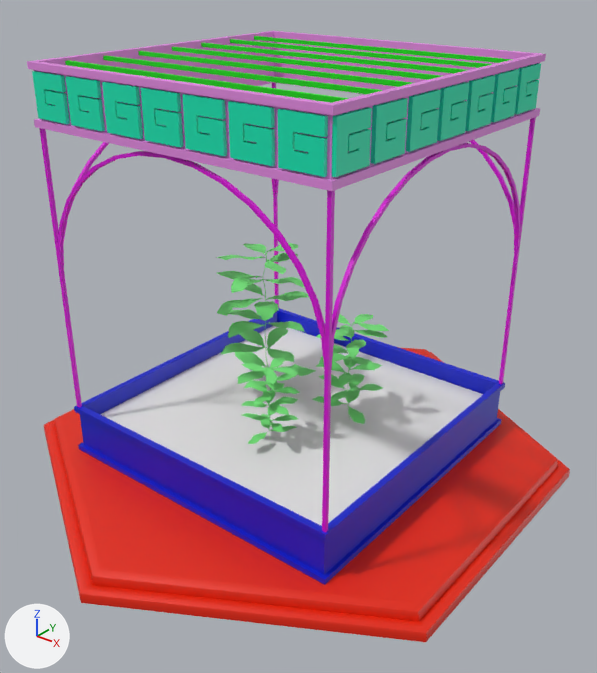
The Blender file Assets/RESOURCES/Models/granja.blend as it was, and as the next commit left it.
One viewpoint serves both versions: a 50 mm camera at (3.11, -3.86, 3.32) aimed at (0.1, -0.09, 0.99). Every picture has the same lights, and +X, +Y and +Z are marked at lower left. The older version comes first.

Names of what the first picture shows: 'Alga', 'Alga.001', 'Alga.002', 'Arch', 'Base', 'Columns', 'HexagonBase', 'Icons', 'Roof', 'RoofDetails', 'Terrain'.
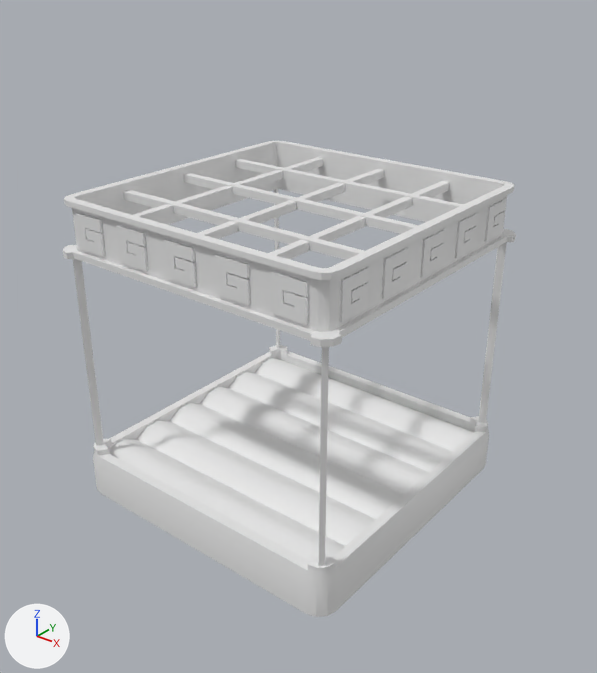
Changed parts and their boxes (x1, y1, x2, y2) in the pictures (597 x 673 px):
'HexagonBase', deleted (red): before (44, 347, 570, 642)
'Columns', reshaped, moved, rescaled, recoloured (9% narrower): before (39, 83, 536, 533); after (63, 141, 516, 566)
'Plane', added: after (109, 358, 474, 561)
'Terrain', deleted: before (100, 326, 483, 526)
'Base', deleted (blue): before (74, 308, 505, 585)
'Icons', deleted (cyan): before (32, 63, 541, 177)
'Cube', added: after (93, 345, 489, 617)
'Roof', deleted (pink): before (27, 31, 546, 191)
'Cube.022', added: after (123, 157, 463, 260)
'Cube.002', added: after (76, 199, 506, 325)
'RoofDetails', deleted (green): before (65, 36, 513, 103)
'Arch', deleted: before (57, 140, 521, 372)
'Alga', deleted (green): before (217, 243, 316, 384)
'Alga.001', deleted (green): before (312, 312, 389, 424)
'Alga.002', deleted (green): before (241, 356, 300, 445)

The change, as a list of edits to the scene's bpy script:
```text
Add mat_material:
    mat_material = principled_material('Material')
    mat_material.base_color = (0.8, 0.8, 0.8)  # white #e7e7e7
Change me_cylinder_003:
    used by ob_columns; location = (0.0, 0.0, 0.0)
    remove me_cylinder_003.from_pydata(...)  # 32 vertices, 20 faces; spans x -1.04..1.04, y -1.04..1.04, z 0.47..2.34
    remove me_cylinder_003.materials.append(mat_tiles)  # pink #db00da
    add me_cylinder_003.from_pydata(...)  # 192 vertices, 192 faces; spans x -1.04..1.04, y -1.04..1.04, z -26.37..6.57
    me_cylinder_003 part 1: 32 vertices removed from x -1.04..1.04, y -1.04..1.04, z 0.47..2.34; 192 vertices added at x -1.04..1.04, y -1.04..1.04, z -26.37..6.57
Add me_cube_001:
    me_cube_001.from_pydata(...)  # 640 vertices, 340 faces; spans x -1.0..227.0, y -16.0..2.0, z -3.0..3.0
Add me_cube_012:
    me_cube_012.from_pydata(...)  # 48 vertices, 36 faces; spans x -1.0..1.0, y -36.4..35.9, z -1.2..1.0
Add me_plane:
    me_plane.from_pydata(...)  # 38 vertices, 18 faces; spans x -1.0..1.0, y -1.0..1.0, z -0.04..0.02
    me_plane.polygons.foreach_set('use_smooth', [True] * 18)
Add me_cube:
    me_cube.from_pydata(...)  # 160 vertices, 114 faces; spans x -1.0..1.0, y -1.0..1.0, z -1.24..0.53
    me_cube.polygons.foreach_set('use_smooth', [True] * 114)
    me_cube.materials.append(mat_material)  # white #e7e7e7
Remove ob_base:
    ob_base = bpy.data.objects.new('Base', me_cube_004)
    ob_base.location = (0.0, 0.0, 0.0)
Remove ob_hexagonbase:
    ob_hexagonbase = bpy.data.objects.new('HexagonBase', me_cylinder_021)
    ob_hexagonbase.location = (0.0, 0.0, 0.0)
Remove ob_terrain:
    ob_terrain = bpy.data.objects.new('Terrain', me_plane_001)
    ob_terrain.location = (0.0, 0.0, 0.0)
Remove ob_roof:
    ob_roof = bpy.data.objects.new('Roof', me_cube_006)
    ob_roof.location = (0.0, 0.0, 0.0)
Remove ob_icons:
    ob_icons = bpy.data.objects.new('Icons', me_cube_005)
    ob_icons.location = (0.0, 0.0, 0.0)
Change ob_columns:
    ob_columns.location: (0.0, 0.0, 0.0) -> (0.0, 0.0, 1.553)
    ob_columns.scale: (1.0, 1.0, 1.0) -> (1.0, 1.0, 0.0547)
Remove ob_roofdetails:
    ob_roofdetails = bpy.data.objects.new('RoofDetails', me_cylinder_022)
    ob_roofdetails.location = (0.0, 0.0, 0.0)
Remove ob_arch:
    ob_arch = bpy.data.objects.new('Arch', me_cylinder_025)
    ob_arch.location = (0.0, 0.0, 0.0)
Remove ob_alga:
    ob_alga = bpy.data.objects.new('Alga', me_cylinder)
    ob_alga.location = (-0.364, 0.11, 0.851)
Remove ob_alga_001:
    ob_alga_001 = bpy.data.objects.new('Alga.001', me_cylinder_001)
    ob_alga_001.location = (0.355, 0.11, 0.713)
Remove ob_alga_002:
    ob_alga_002 = bpy.data.objects.new('Alga.002', me_cylinder_002)
    ob_alga_002.location = (0.141, -0.436, 0.64)
Add ob_cube_002:
    ob_cube_002 = bpy.data.objects.new('Cube.002', me_cube_001)
    ob_cube_002.location = (0.979, -0.749, 1.731)
    ob_cube_002.rotation_euler = (0.0, 0.0, -3.142)  # degrees (0, 0, -180)
    ob_cube_002.scale = (0.00867, 0.11, 0.0365)
    _m = ob_cube_002.modifiers.new('Decimate', 'DECIMATE')
    _m.ratio = 0.75
Add ob_cube_022:
    ob_cube_022 = bpy.data.objects.new('Cube.022', me_cube_012)
    ob_cube_022.location = (0.0, 0.0, 1.835)
    ob_cube_022.scale = (0.965, 0.0267, 0.0267)
Add ob_plane:
    ob_plane = bpy.data.objects.new('Plane', me_plane)
    ob_plane.location = (0.0, 0.0, 0.089)
    ob_plane.scale = (0.965, 0.965, 0.94)
Add ob_cube:
    ob_cube = bpy.data.objects.new('Cube', me_cube)
    ob_cube.location = (0.0, 0.0, 0.065)
    ob_cube.scale = (1.03, 1.03, 0.196)
```
